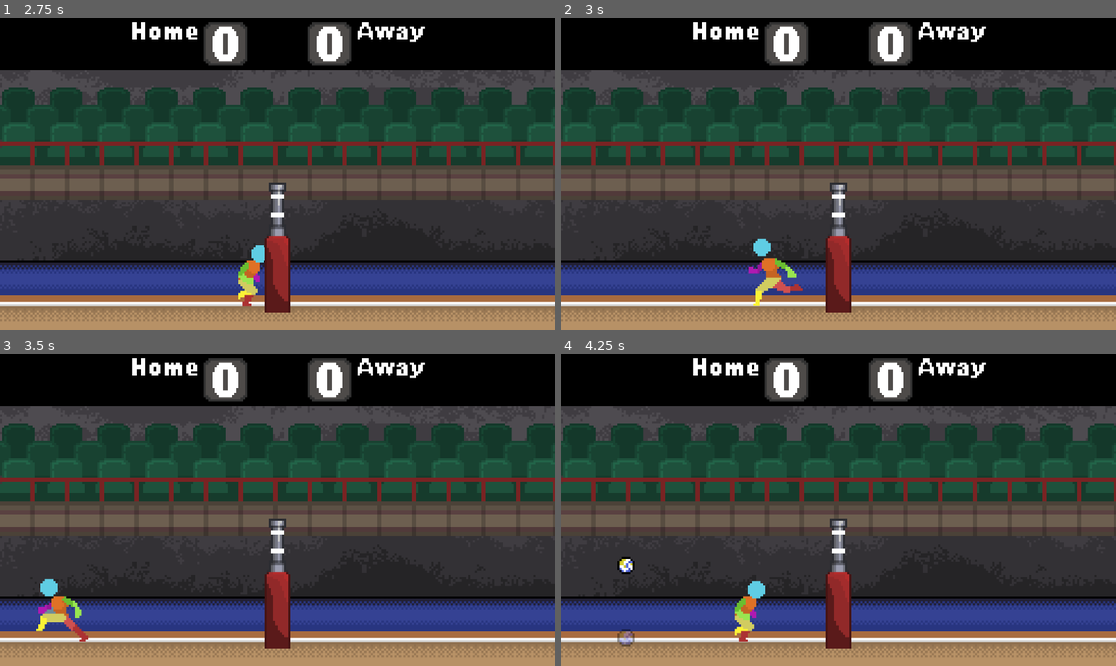
Above: before the commit, frames 1-4 (two rows, left to right).
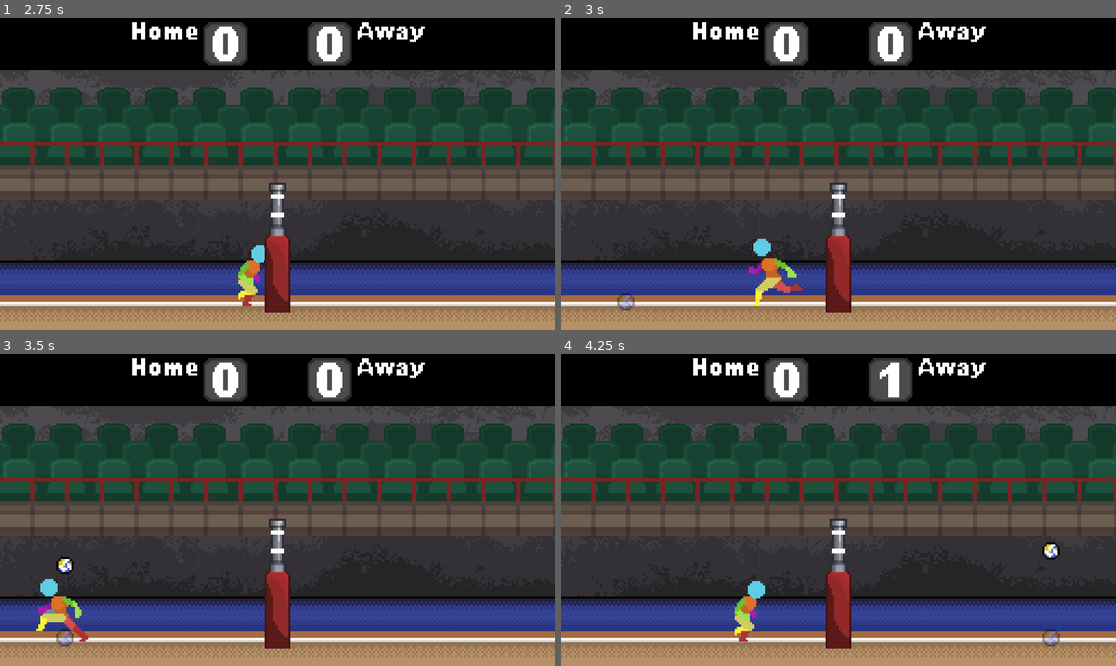
Above: after the commit, the same moments.

Repository: wonderdip/Arcade-Game
Game: Godot game, scene res://Scenes/main_menu.tscn
Two runs of this game, one before a commit and one after it. Both use one fixed random seed, a clock stepped at 60 frames per second and the inputs below.
Inputs:
- Up to frame 1 (2.75 s): click "Soloplayer" at 0.5 s; tap Enter at 1.25 s; hold C (bump) 1.28-2.03 s; hold D (right) from 1.28 s (still down); tap W (jump) at 1.52, 2.27 s; tap L (bump_2) at 2.1 s
- Up to frame 2 (3 s): release D (right) at 2.78 s; hold A (left) from 2.78 s (still down); tap E (hit) at 2.85 s
- Up to frame 3 (3.5 s): keep holding A (left)
- Up to frame 4 (4.25 s): release A (left) at 3.53 s; hold D (right) from 3.53 s (still down); tap Q (hit_1, bound only after the commit) at 3.6 s; tap W (jump) at 3.77 s

Frame 1 is identical in both runs. In frame 2, 0.1% of the frame differs, in the area x 10-14%, y 88-94%; in frame 3, 0.3%; in frame 4, 0.8%, in the area x 10-90%, y 2-94%.

Commit message:
changed exports and binds

Diff:
--- a/Scripts/main_menu.gd
+++ b/Scripts/main_menu.gd
@@ -23,3 +23,4 @@
 
 func _on_solo_pressed() -> void:
 	get_tree().change_scene_to_file("res://Scenes/world.tscn")
+	Networkhandler.is_solo = true
--- a/Scripts/networkhandler.gd
+++ b/Scripts/networkhandler.gd
@@ -5,6 +5,7 @@
 
 var peer: ENetMultiplayerPeer
 var is_local: bool = false
+var is_solo: bool = false
 var server_name: String = ""
 
 func start_server(server_name_param: String = "", port: int = DEFAULT_PORT) -> void:
--- a/Scripts/world.gd
+++ b/Scripts/world.gd
@@ -9,6 +9,7 @@
 var active_ball: Node2D = null
 var ball_spawned: bool = false
 var is_network_mode: bool = false
+var is_solo_mode: bool = false
 var local_player_manager: Node = null
 var spawned_players: Array = []
 
@@ -25,6 +26,8 @@
 				spawn_ball()
 	elif Networkhandler.is_local:
 		LocalPlayerManager.player_joined.connect(_on_local_player_joined)
+	elif Networkhandler.is_solo:
+		is_solo_mode = true
 	else:
 		return
 
--- a/project.godot
+++ b/project.godot
@@ -87,7 +87,7 @@
 }
 hit_1={
 "deadzone": 0.2,
-"events": [Object(InputEventKey,"resource_local_to_scene":false,"resource_name":"","device":0,"window_id":0,"alt_pressed":false,"shift_pressed":false,"ctrl_pressed":false,"meta_pressed":false,"pressed":false,"keycode":0,"physical_keycode":69,"key_label":0,"unicode":101,"location":0,"echo":false,"script":null)
+"events": [Object(InputEventKey,"resource_local_to_scene":false,"resource_name":"","device":-1,"window_id":0,"alt_pressed":false,"shift_pressed":false,"ctrl_pressed":false,"meta_pressed":false,"pressed":false,"keycode":0,"physical_keycode":81,"key_label":0,"unicode":113,"location":0,"echo":false,"script":null)
 ]
 }
 bump_1={
@@ -132,7 +132,7 @@
 }
 spawnball_1={
 "deadzone": 0.2,
-"events": [Object(InputEventKey,"resource_local_to_scene":false,"resource_name":"","device":0,"window_id":0,"alt_pressed":false,"shift_pressed":false,"ctrl_pressed":false,"meta_pressed":false,"pressed":false,"keycode":0,"physical_keycode":81,"key_label":0,"unicode":113,"location":0,"echo":false,"script":null)
+"events": [Object(InputEventKey,"resource_local_to_scene":false,"resource_name":"","device":-1,"window_id":0,"alt_pressed":false,"shift_pressed":false,"ctrl_pressed":false,"meta_pressed":false,"pressed":false,"keycode":0,"physical_keycode":69,"key_label":0,"unicode":101,"location":0,"echo":false,"script":null)
 , Object(InputEventJoypadButton,"resource_local_to_scene":false,"resource_name":"","device":-1,"button_index":3,"pressure":0.0,"pressed":true,"script":null)
 ]
 }
Not shown, changed: export_presets.cfg
